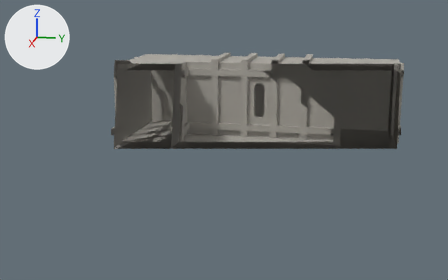
A saved change to the Blender file Assets/Export/grande_salle.blend.
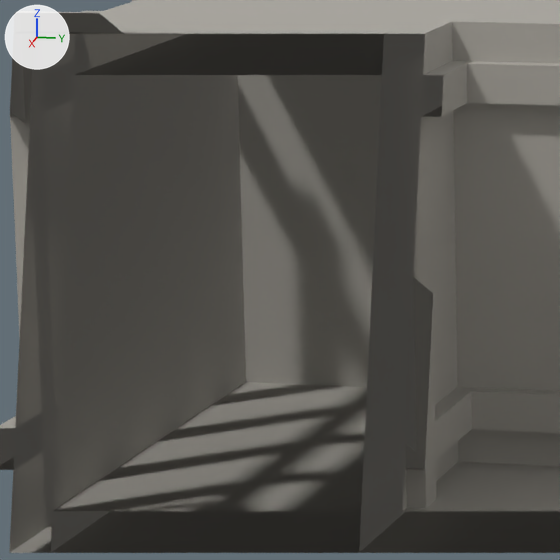
There are two pictures of each version: one whole from a camera (50 mm lens) standing at (822.0, 132.0, 237.0) and looking at (13.0, -30.0, 35.0), one close up on the part from 25% to 46% of the width and 21% to 54% of the height. The axes (+X, +Y, +Z) are drawn at upper left. The lights are the same throughout. The older version's two pictures come first. Everything nearer to the camera than a plane just in front of the edit is cut away.

Before the edit, the objects in view are built like this:
```python
me_colonne = bpy.data.meshes.new('Colonne')
me_colonne.from_pydata(...)  # a box spanning x -5.0..5.0, y -2.5..2.5, z 0.0..115.0
me_colonne.materials.append(mat_pierre)  # grey #afaca4
me_colonne_exterieure = bpy.data.meshes.new('Colonne_exterieure')
me_colonne_exterieure.from_pydata(...)  # a box spanning x -5.0..5.0, y -2.5..2.5, z 0.0..125.0
me_colonne_exterieure.materials.append(mat_pierre)  # grey #afaca4
me_grande_salle = bpy.data.meshes.new('Grande_salle')
me_grande_salle.from_pydata(...)  # 436 vertices, 222 faces; spans x -125.0..125.0, y -125.0..125.0, z 0.0..125.0
me_grande_salle.materials.append(mat_pierre)  # grey #afaca4
ob_colonne_01 = bpy.data.objects.new('Colonne_01', me_colonne)
ob_colonne_01.location = (-69.0, -112.5, 10.0)
ob_colonne_ext_09 = bpy.data.objects.new('Colonne_ext_09', me_colonne_exterieure)
ob_colonne_ext_09.location = (-69.0, -212.5, 0.0)
ob_grande_salle = bpy.data.objects.new('Grande_salle', me_grande_salle)
ob_grande_salle.location = (0.0, 0.0, 0.0)
# also in view: 'Corniche_basse_int_11' at (-95.0, -95.0, 25.0); 'Toit' at (0.0, 0.0, 120.0); 'Sol_exterieur' at (0.0, 0.0, 5.0); 'Pont_01' at (-69.0, -162.0, 128.0); 'Mur_enceinte' at (0.0, 0.0, 62.0)
```
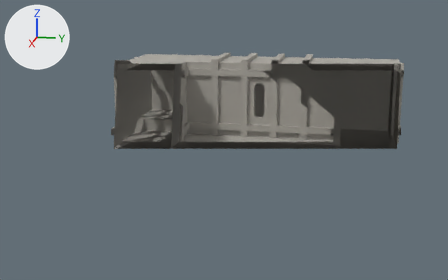
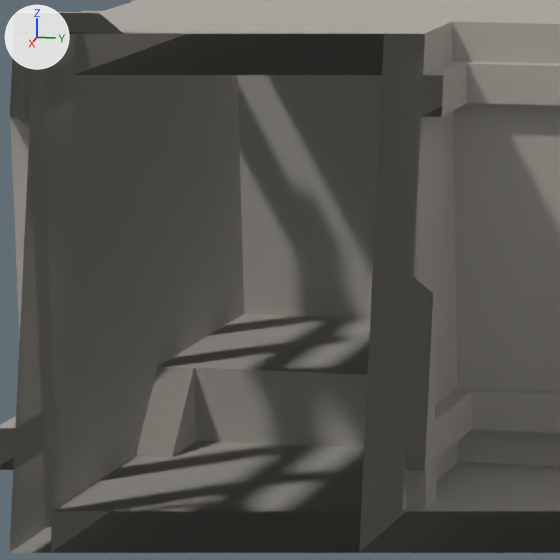
What differs and where, as boxes [x1, y1, x2, y2] in the close-ups (560 x 560 px):
'Palier_angle', added
    after: [159, 314, 370, 448]
'Escalier', added
    after: [136, 366, 196, 457]

Diff of the bpy script that builds the scene:
```diff
--- a/Assets/Export/grande_salle.blend.py
+++ b/Assets/Export/grande_salle.blend.py
@@ me_palier_angle @@
+me_palier_angle.from_pydata(...)  # a box spanning x -37.5..37.5, y -37.5..37.5, z 0.0..20.0
+me_palier_angle.materials.append(mat_pierre)  # grey #afaca4
@@ me_escalier @@
+me_escalier.from_pydata(...)  # 164 vertices, 84 faces; spans x -125.0..-105.0, y -200.0..-190.0, z 10.0..30.0
+me_escalier.materials.append(mat_pierre)  # grey #afaca4
@@ ob_palier_angle @@
+ob_palier_angle = bpy.data.objects.new('Palier_angle', me_palier_angle)
+ob_palier_angle.location = (-162.5, -162.5, 10.0)
@@ ob_escalier @@
+ob_escalier = bpy.data.objects.new('Escalier', me_escalier)
+ob_escalier.location = (0.0, 0.0, 0.0)
```
